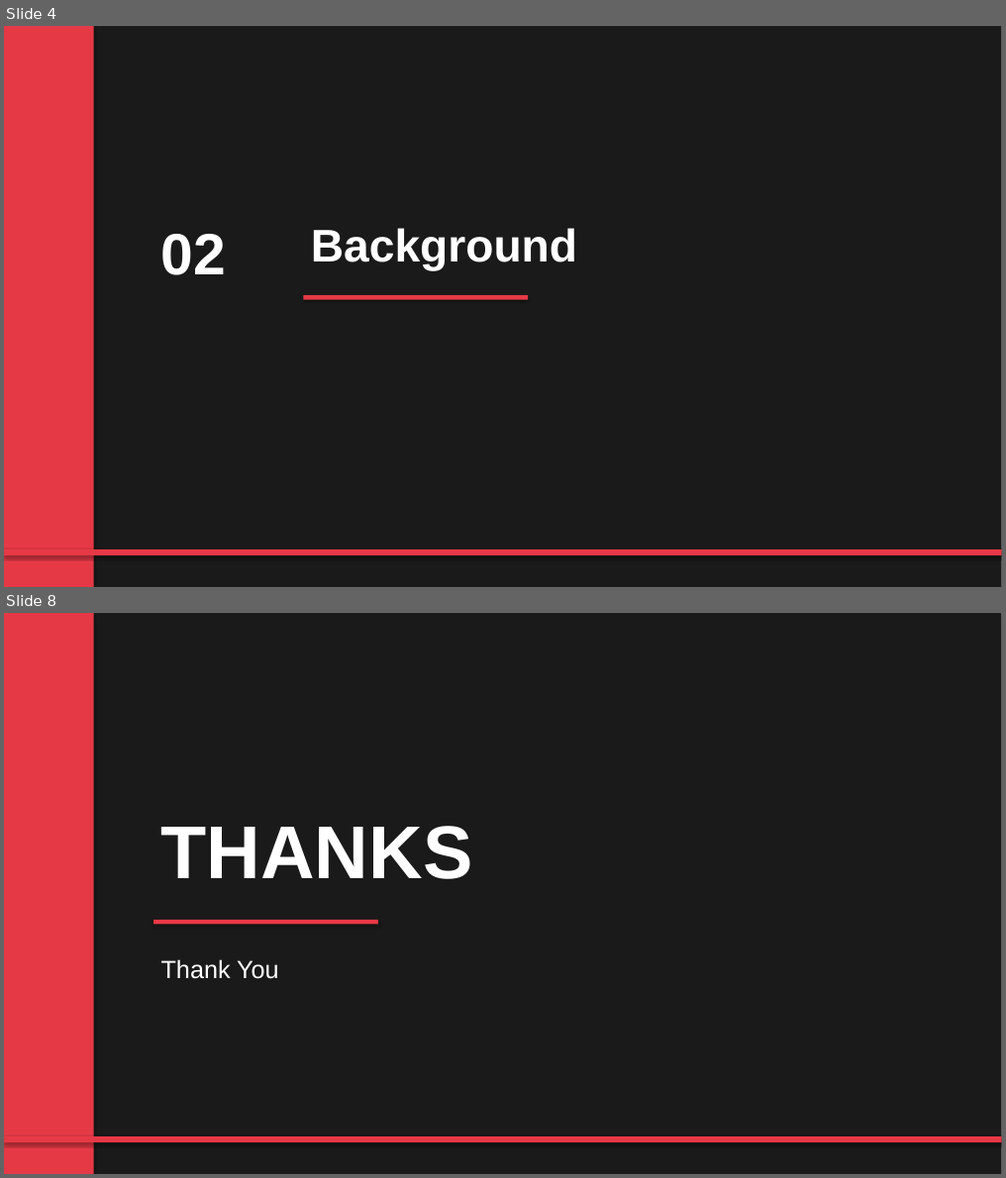
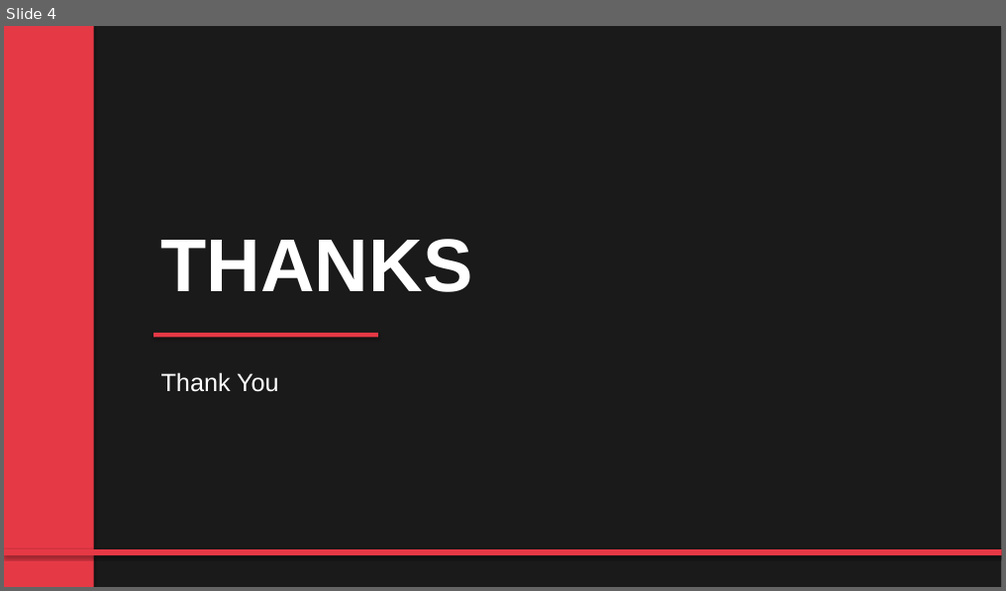
Before and after one commit to moonstarWng/PaperDeck, a slide deck: demo/demo2/template.pptx. Shown one above the other, each under a label of ours: slides 4 and 8 before the commit, slide 4 after it; the slides between them are not shown. The pictures are 1006x1178 and 1006x591 pixels, drawn with LibreOffice and Linux fonts; fonts in the diff are those of the drawing. Boxes give left, top, right and bottom in pixels: in the first picture for what was removed or moved away, otherwise in the second. Text is boxed around its words. In the diff, an @@ line names an element or a change of style, - is before the commit and + after.

```diff
--- a/demo/demo2/template.pptx
+++ b/demo/demo2/template.pptx
@@ slide 4 removed at box(4, 26, 1002, 587), background #FFFFFF @@
@@ rectangle removed at box(4, 26, 1002, 587) @@
@@ rectangle removed at box(4, 26, 94, 587) @@
@@ text removed at box(311, 228, 577, 272) @@
-Background
@@ text removed at box(161, 234, 226, 275) @@
-02
@@ rectangle removed at box(303, 295, 528, 300) @@
@@ rectangle removed at box(4, 550, 1002, 556) @@
@@ what was slide 8 is now slide 4 @@
```
Also in this commit, not shown: 3 slides changed, 3 other slides removed, 4 other files.
